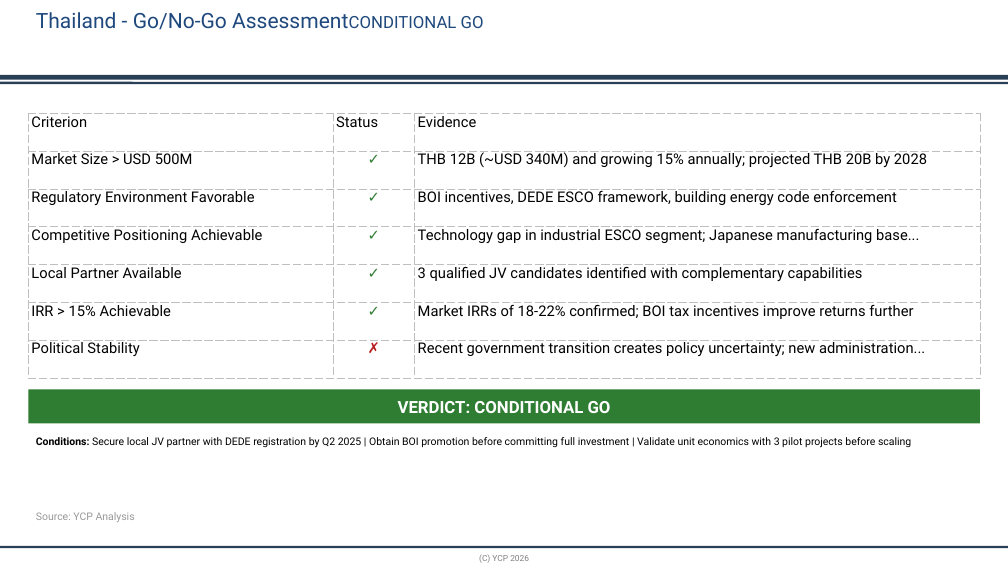
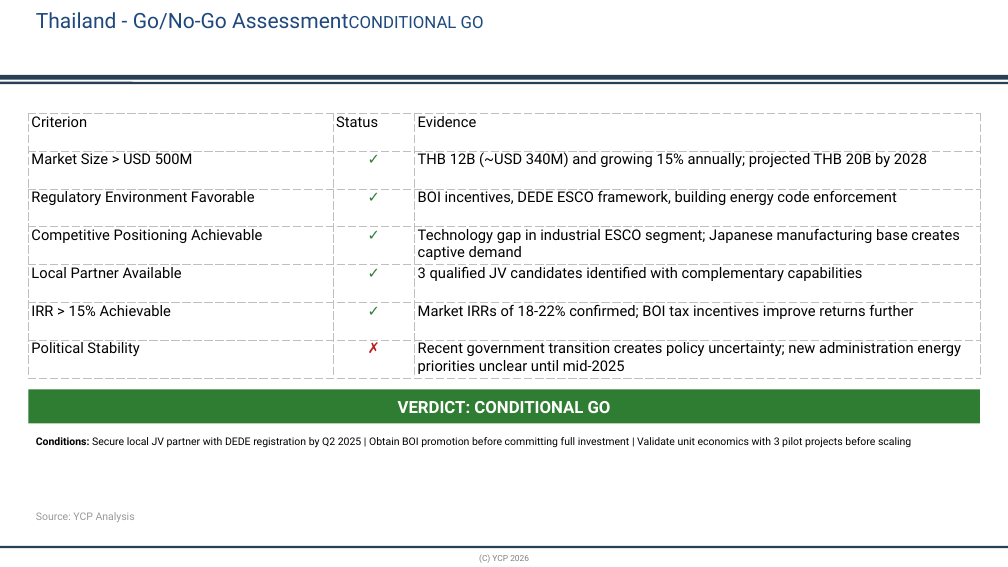
Before and after one commit to xvasjack/xvasjack.github.io, a slide deck: slide 29 of backend/market-research/test-output.pptx. Drawn at 1008x567 pixels with LibreOffice and Linux fonts; fonts in the diff are those of the drawing; background and template pictures are left out. Boxes give left, top, right and bottom in pixels: in the first picture for what was removed or moved away, otherwise in the second. Text is boxed around its words. In the diff, an @@ line names an element or a change of style, - is before the commit and + after.

```diff
--- a/backend/market-research/test-output.pptx
+++ b/backend/market-research/test-output.pptx
@@ table at bbox=[29, 113, 982, 378] @@
-row 4, column 3: Technology gap in industrial ESCO segment; Japanese manufacturing base...
+row 4, column 3: Technology gap in industrial ESCO segment; Japanese manufacturing base creates captive demand
-row 7, column 3: Recent government transition creates policy uncertainty; new administration...
+row 7, column 3: Recent government transition creates policy uncertainty; new administration energy priorities unclear until mid-2025
```
Also in this commit, not shown: 13 other slides changed, 3 other files.
